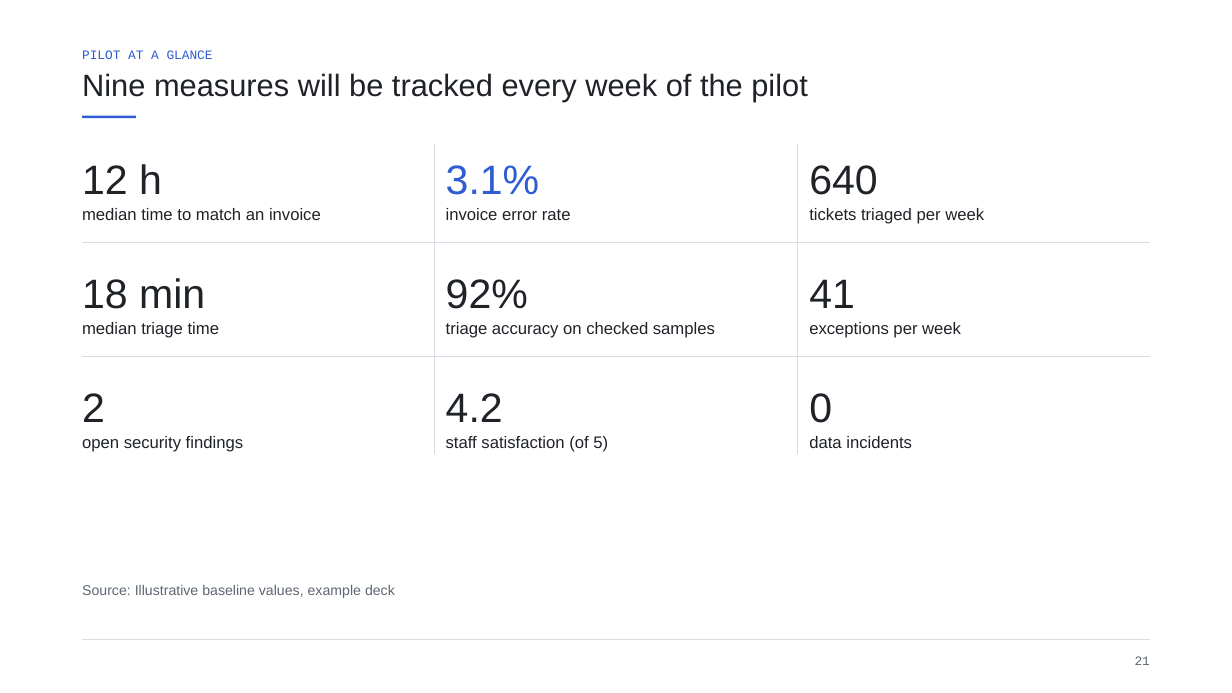
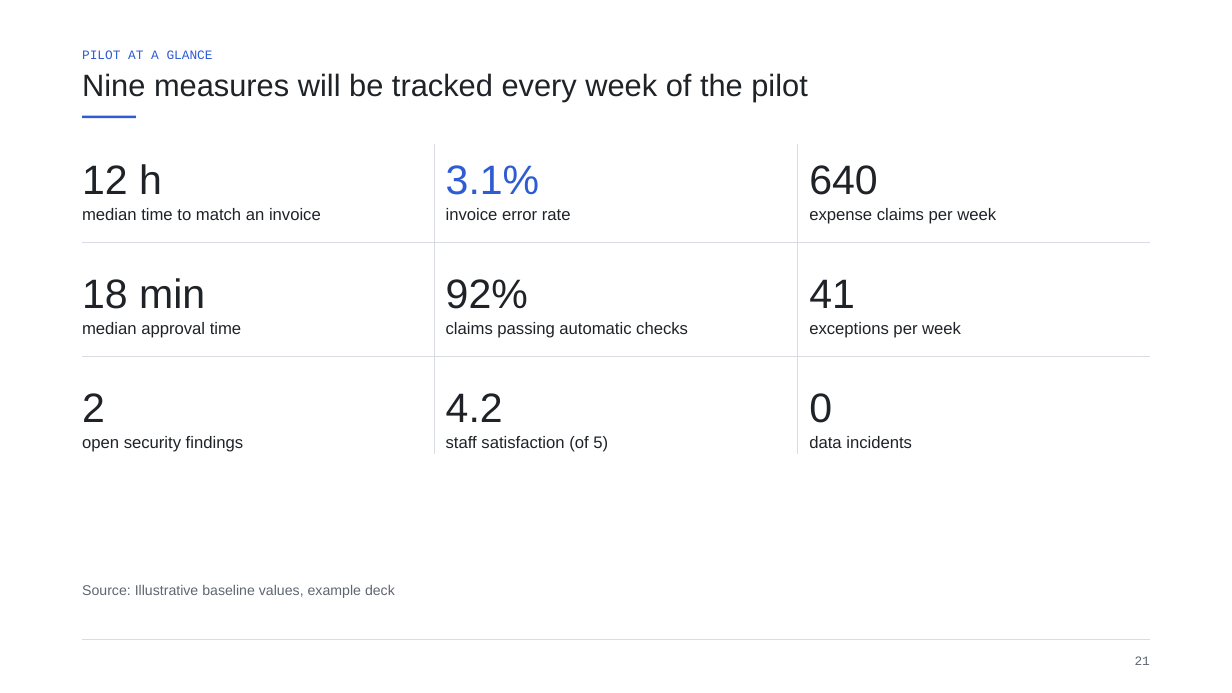
Before and after one commit to jeonghun-app/pptx-deck-skill, a slide deck: slide 21 of docs/examples/frameworks.pptx. Drawn at 1232x693 pixels with LibreOffice and Linux fonts; fonts in the diff are those of the drawing. Boxes give left, top, right and bottom in pixels: in the first picture for what was removed or moved away, otherwise in the second. Text is boxed around its words. In the diff, an @@ line names an element or a change of style, - is before the commit and + after.

```diff
--- a/docs/examples/frameworks.pptx
+++ b/docs/examples/frameworks.pptx
@@ text at (809, 208, 996, 224): text changed @@
-tickets triaged per week
+expense claims per week
@@ text at (82, 322, 241, 338): text changed @@
-median triage time
+median approval time
@@ text at (446, 322, 688, 338): text changed @@
-triage accuracy on checked samples
+claims passing automatic checks
```
Also in this commit, not shown: 7 other slides changed, 28 other files.
